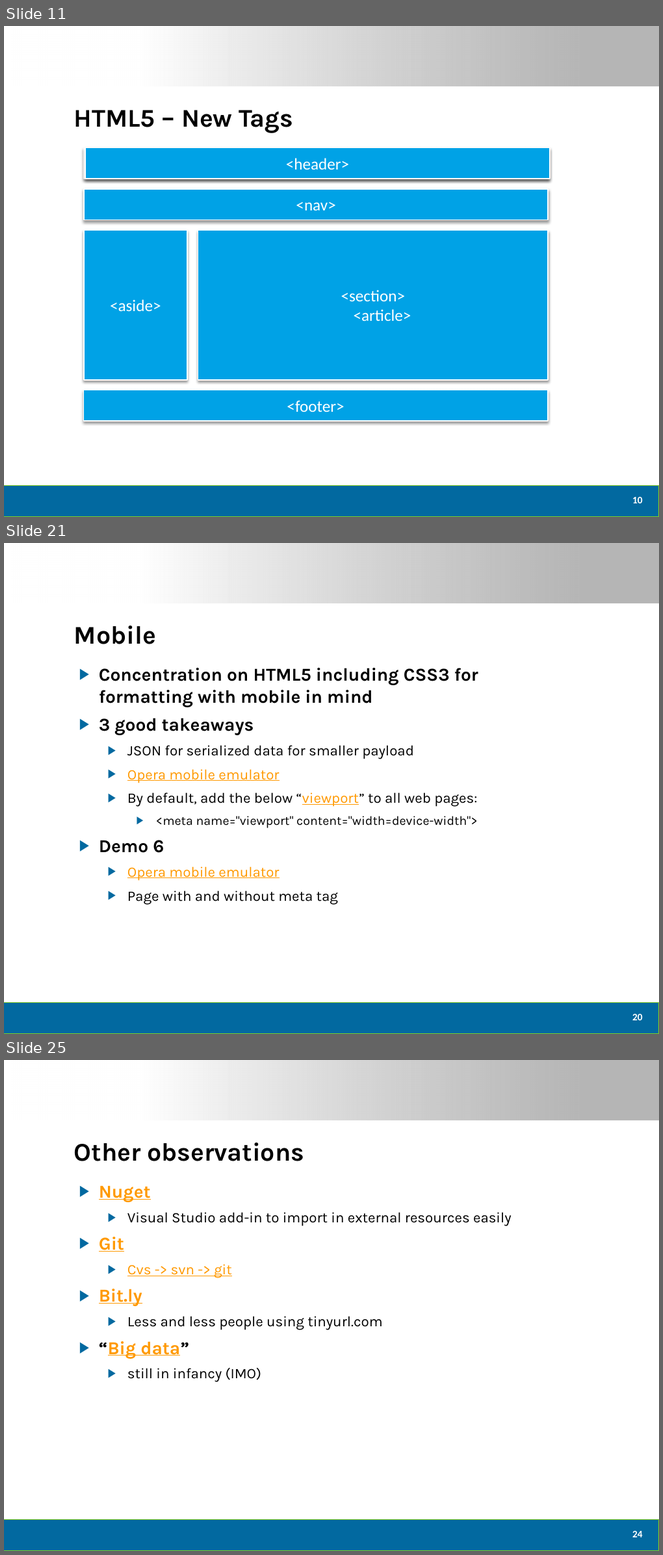
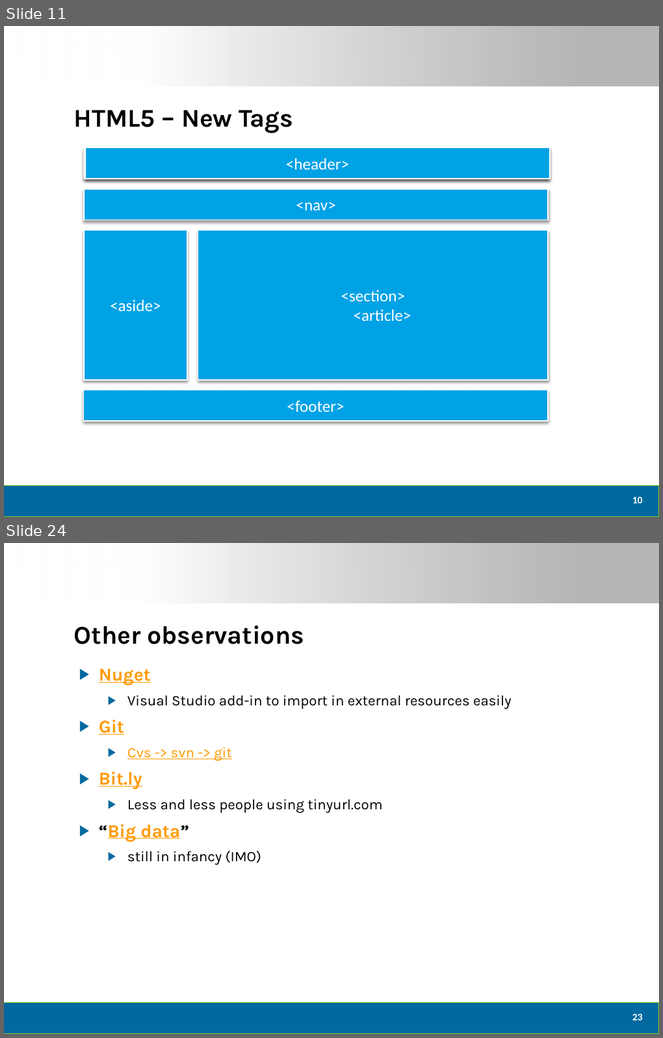
Before and after one commit to dtomyn/HTML5Demo1, a slide deck: Docs/2012 - Live360 Event Review (NEWER).pptx. Shown one above the other, each under a label of ours: slides 11, 21 and 25 before the commit, slides 11 and 24 after it; the slides between them are not shown. The pictures are 663x1555 and 663x1038 pixels, drawn with LibreOffice and Linux fonts; fonts in the diff are those of the drawing; background and template pictures are left out. Boxes give left, top, right and bottom in pixels: in the first picture for what was removed or moved away, otherwise in the second. Text is boxed around its words. In the diff, an @@ line names an element or a change of style, - is before the commit and + after.

```diff
--- a/Docs/2012 - Live360 Event Review (NEWER).pptx
+++ b/Docs/2012 - Live360 Event Review (NEWER).pptx
@@ slide 21 removed at (x1=4, y1=543, x2=659, y2=1034), background #FFFFFF; not listed: 2 template elements that a slide beside it also shows @@
@@ title removed at (x1=74, y1=626, x2=156, y2=644) @@
-Mobile
@@ text removed at (x1=99, y1=668, x2=478, y2=905) @@
-▶ Concentration on HTML5 including CSS3 for formatting with mobile in mind
-▶ 3 good takeaways
-  ▶ JSON for serialized data for smaller payload
-  ▶ Opera mobile emulator
-  ▶ By default, add the below “viewport” to all web pages:
-    ▶ <meta name="viewport" content="width=device-width">
-▶ Demo 6
-  ▶ Opera mobile emulator
-  ▶ Page with and without meta tag
@@ page number removed at (x1=633, y1=1014, x2=643, y2=1021) @@
-20
@@ what was slide 25 is now slide 24 @@
@@ page number at (x1=633, y1=1014, x2=643, y2=1021): text changed @@
-24
+23
```
Also in this commit, not shown: 11 slides changed, 1 slide added, 1 other slide removed, 5 other files.
